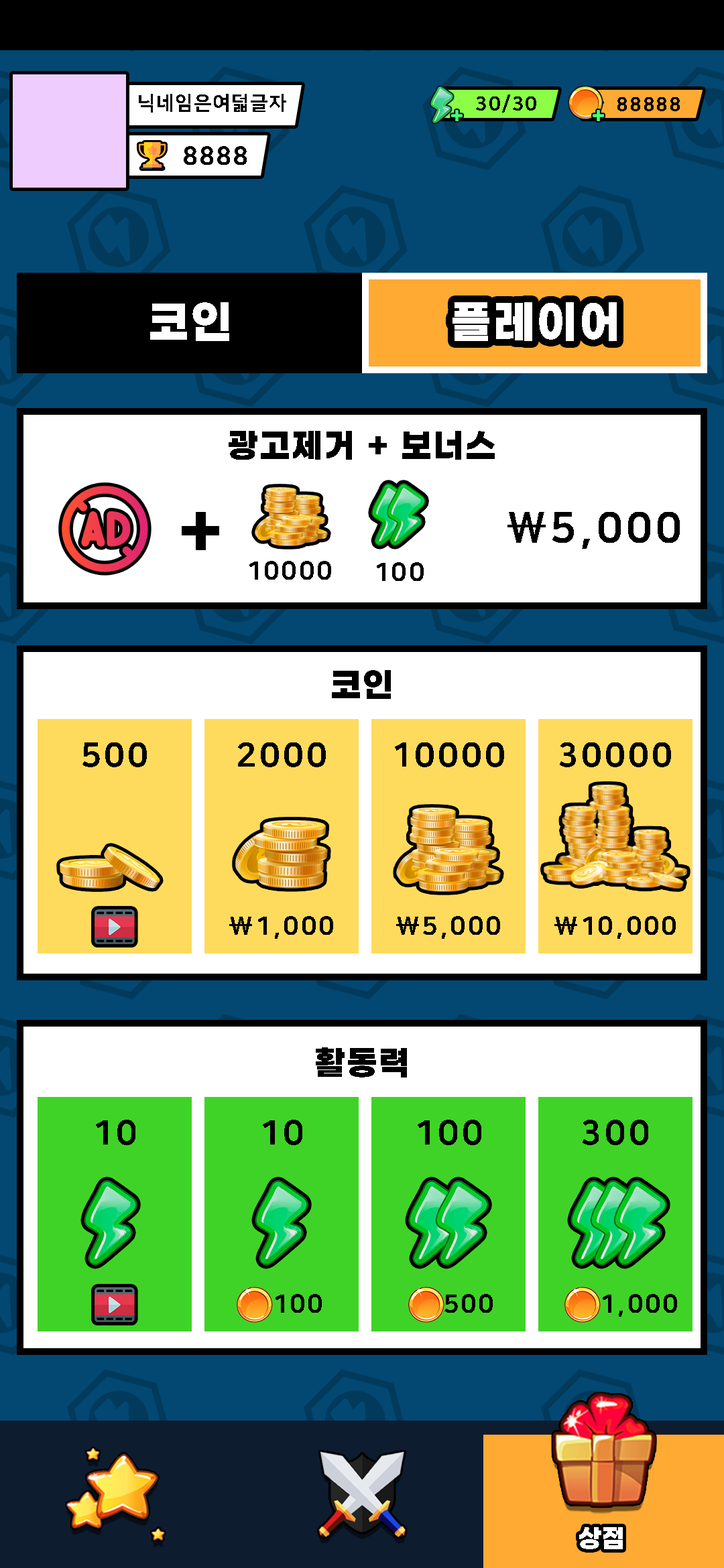
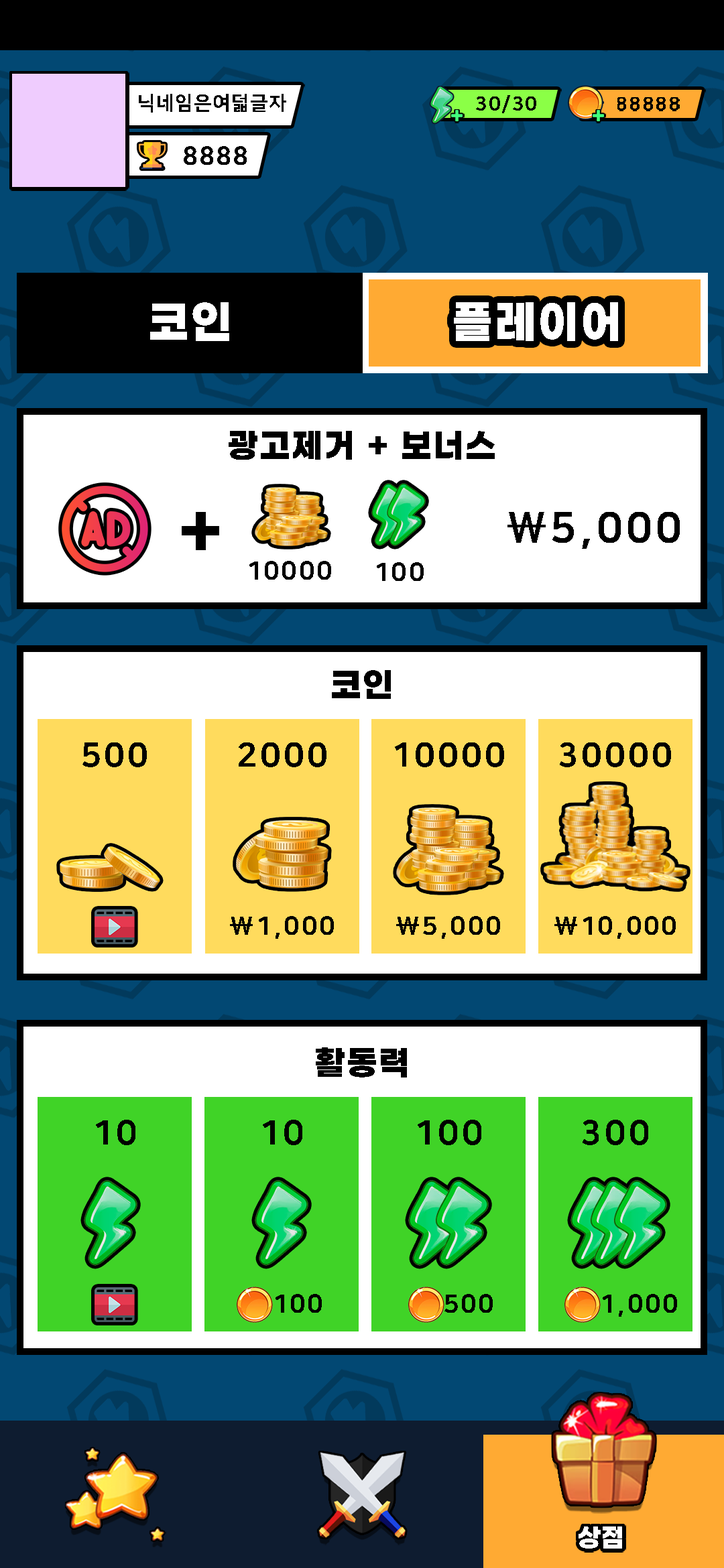
Comparing the layer stacks of the two w=724, h=1568 images. Changes:
removed layer "사각형 5" from group "Profile" over [12,74,126,188]
added layer "PlayerIconFrame_Main" in group "Profile" over [9,71,130,191]
removed group "선택창" (4 layers) over [361,272,625,374]
removed layer "Rectangle 2" from group "선택창" over [361,272,625,374]
removed layer "Rectangle 1" from group "선택창" over [361,272,625,374]
removed group "코인" (2nd of 3) (18 layers) over [204,719,360,954]
added group "CoinSelect" with 5 layers above "EnergySelect" over [204,719,360,954]
moved "10000" into group "CoinSelect", painted on it over [249,719,360,954]
moved "2000" into group "CoinSelect", painted on it over [229,719,360,954]
removed layer "Rectangle 3 copy" (1st of 2, in "코인") from group "코인" over [204,719,334,954]
removed layer "1" from group "코인" over [204,719,360,954]
added layer "CoinSelectFrame" in group "CoinSelect" over [204,719,360,954]
removed group "BottonTab" (8 layers) over [64,1446,626,1553]
added group "Select" with 4 layers above "BottomTab" over [361,272,708,374]
added layer "PlayerText" in group "Select" over [446,295,625,348]
added layer "SelectFrame2" in group "Select" over [445,272,708,374]
showed "SelectFrame" (1st of 2, in "Select"), moved it into group "Select", painted on it over [64,272,626,1553]
removed layer "Rectangle 11" from group "BottonTab" over [64,1446,626,1553]
added group "BottomTab" with 6 layers above "BG" over [64,1446,626,1553]
added layer "DuelIcon" in group "BottomTab" over [316,1450,408,1546]
moved "ChallengeIcon" into group "BottomTab", painted on it over [64,1446,166,1548]
added layer "BottomFrame" in group "BottomTab" over [64,1446,626,1553]
removed layer "Rectangle 14" (2nd of 2, in "BG") from group "BG" over [9,71,708,1553]
renamed "Square_1" to "BG", showed it, painted on it over [9,71,708,1553]
…and 24 more changes (11 added, 13 removed)
